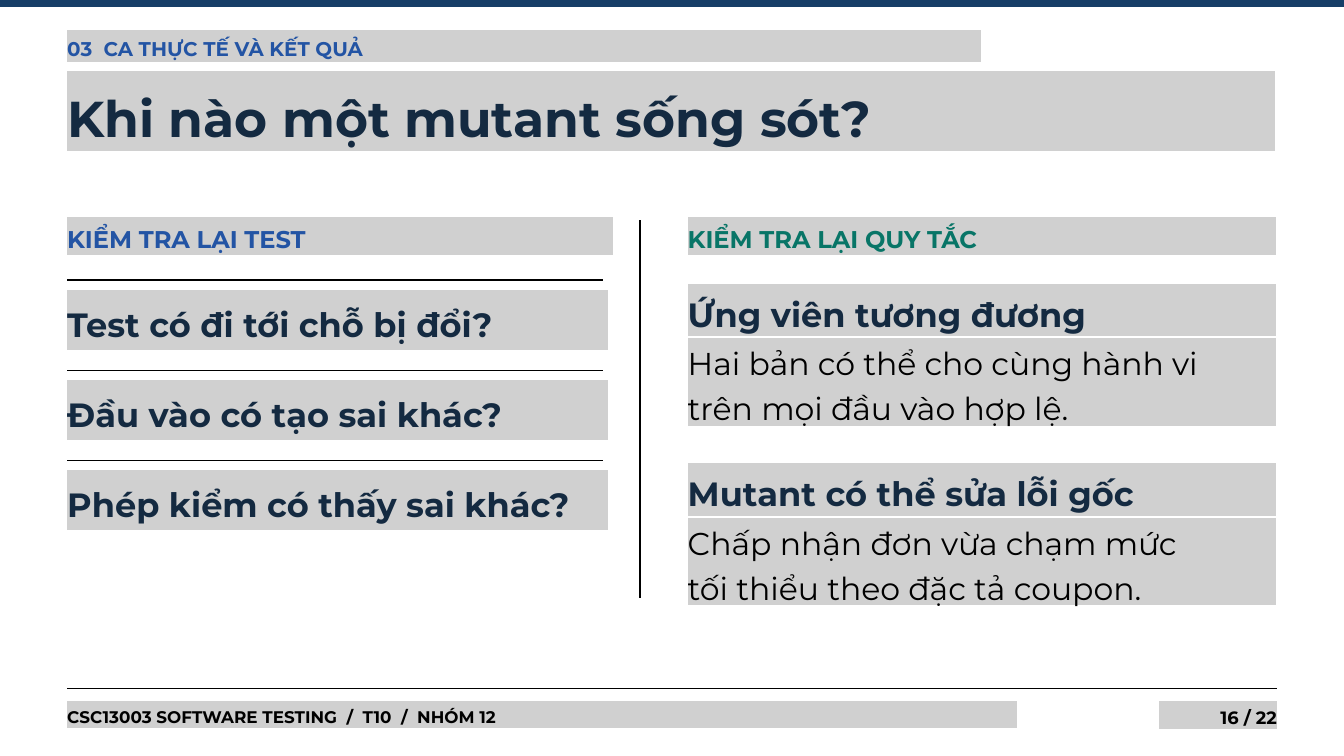
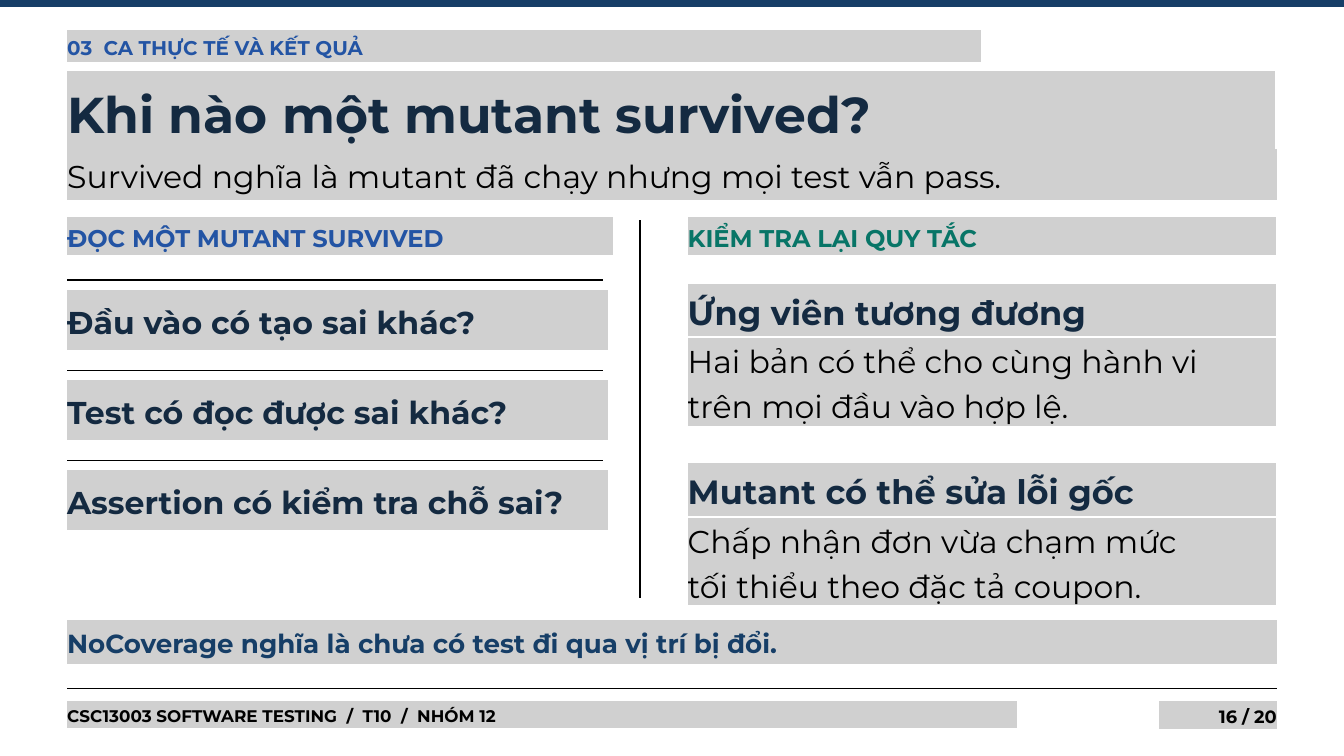
Before and after one commit to tkob-team/T10_Mutation_Testing_and_Test_Effectiveness, a slide deck: slide 16 of submission/w13/T10_Mutation_Testing_Slides.pptx. Drawn at 1344x756 pixels with LibreOffice and Linux fonts; fonts in the diff are those of the drawing; grey boxes stand for pictures. Boxes give left, top, right and bottom in pixels: in the first picture for what was removed or moved away, otherwise in the second. Text is boxed around its words. In the diff, an @@ line names an element or a change of style, - is before the commit and + after.

```diff
--- a/submission/w13/T10_Mutation_Testing_Slides.pptx
+++ b/submission/w13/T10_Mutation_Testing_Slides.pptx
@@ text at bbox=[67, 93, 871, 144]: text changed @@
-Khi nào một mutant sống sót?
+Khi nào một mutant survived?
@@ picture added at bbox=[67, 149, 1277, 200] @@
@@ text added at bbox=[67, 162, 1001, 195], 33.8 pt, text #000000 @@
+Survived nghĩa là mutant đã chạy nhưng mọi test vẫn pass.
@@ text at bbox=[67, 225, 443, 252]: text changed @@
-KIỂM TRA LẠI TEST
+ĐỌC MỘT MUTANT SURVIVED
@@ text "Đầu vào có tạo sai ...": place and size @@
-text "Đầu vào có tạo sai ..." at bbox=[67, 399, 502, 434]
+text "Đầu vào có tạo sai ..." at bbox=[67, 308, 476, 341]
@@ text "Đầu vào có tạo sai ..." at bbox=[67, 308, 476, 341]: size 36 to 33.8 pt; line spacing 1.2 to 48.7pt @@
@@ text "Ứng viên tương đương" at bbox=[688, 294, 1086, 332]: line spacing 1.2 to 51.8pt @@
@@ text removed at bbox=[67, 307, 492, 344] @@
-Test có đi tới chỗ bị đổi?
@@ text "Hai bản có thể cho ..." at bbox=[688, 347, 1198, 424]: line spacing 1.2 to 48.6pt @@
@@ text added at bbox=[67, 399, 508, 431], 33.8 pt, text #142A41, bold @@
+Test có đọc được sai khác?
@@ text "Mutant có thể sửa lỗi ..." at bbox=[688, 474, 1133, 511]: line spacing 1.2 to 51.8pt @@
@@ text at bbox=[67, 486, 563, 515]: text changed; size 36 to 33.8 pt @@
-Phép kiểm có thấy sai khác?
+Assertion có kiểm tra chỗ sai?
@@ text "Chấp nhận đơn vừa chạm ..." at bbox=[688, 527, 1177, 604]: line spacing 1.2 to 48.6pt @@
@@ picture added at bbox=[67, 620, 1277, 665] @@
@@ text added at bbox=[67, 631, 777, 659], 28 pt, text #163E67, bold @@
+NoCoverage nghĩa là chưa có test đi qua vị trí bị đổi.
@@ text at bbox=[1219, 710, 1277, 723]: text changed @@
-16 / 22
+16 / 20
```
Also in this commit, not shown: 14 other slides changed, 5 slides added, 7 slides removed, 5 other files.
